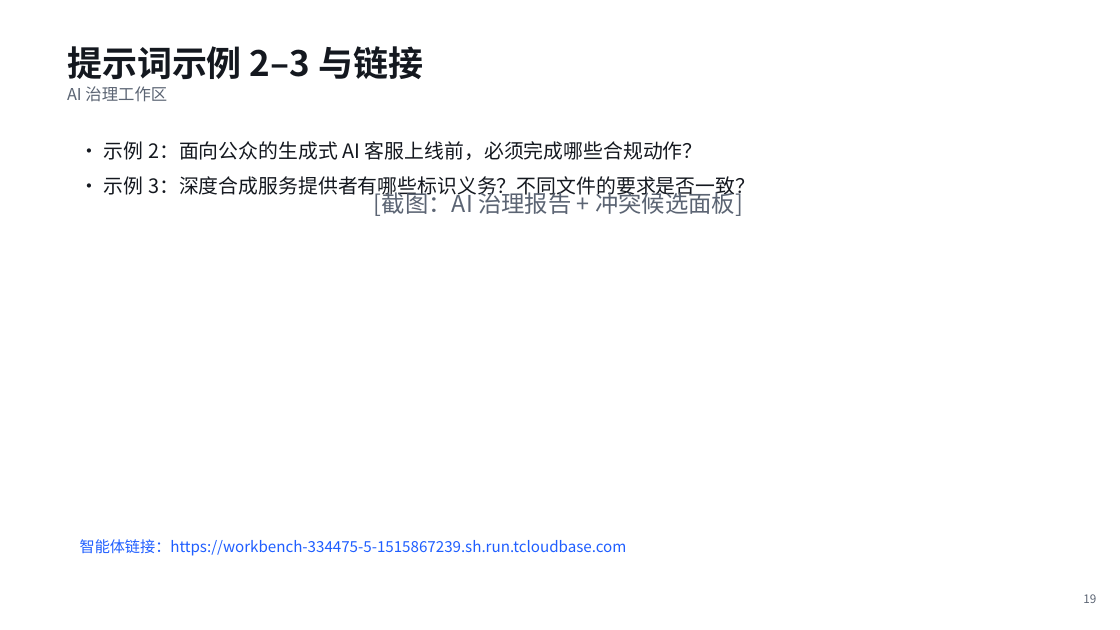
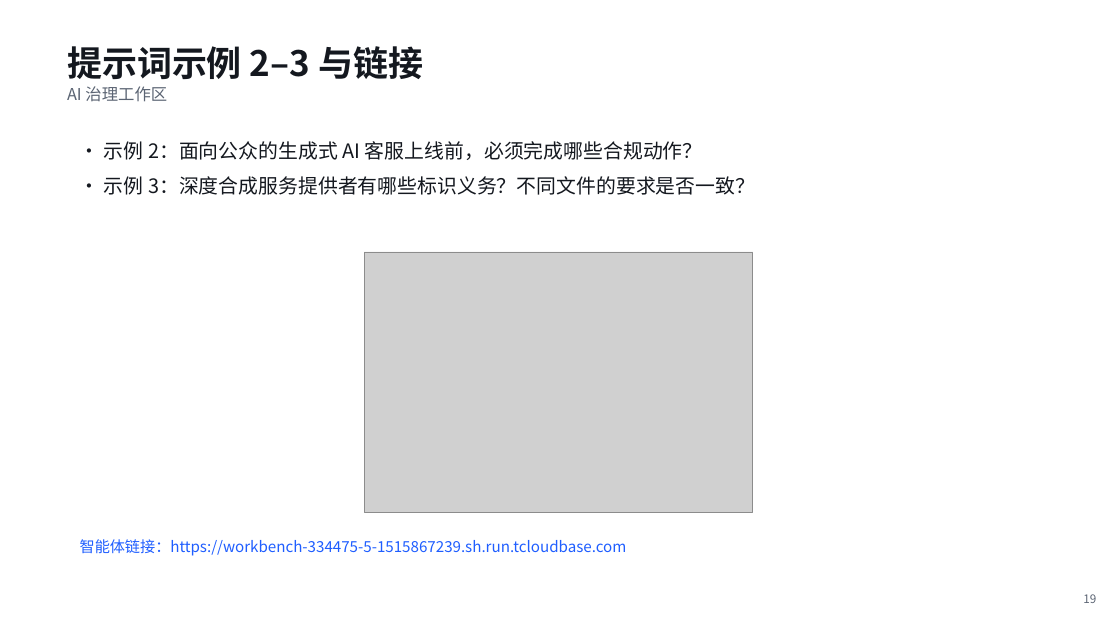
Before and after one commit to zyyqp-bot/jiuwenswarm-agent, a slide deck: slide 19 of docs/submission/【教育-重庆邮电大学-赵乙亦-证据工作台】.pptx. Drawn at 1120x630 pixels with LibreOffice and Linux fonts; fonts in the diff are those of the drawing; grey boxes stand for pictures. Boxes give left, top, right and bottom in pixels: in the first picture for what was removed or moved away, otherwise in the second. Text is boxed around its words. In the diff, an @@ line names an element or a change of style, - is before the commit and + after.

```diff
--- a/docs/submission/【教育-重庆邮电大学-赵乙亦-证据工作台】.pptx
+++ b/docs/submission/【教育-重庆邮电大学-赵乙亦-证据工作台】.pptx
@@ text removed at (x1=374, y1=188, x2=743, y2=216) @@
-[截图：AI 治理报告 + 冲突候选面板]
@@ picture added at (x1=365, y1=252, x2=754, y2=513) @@
```
Also in this commit, not shown: 3 other slides changed, 6 other files.
